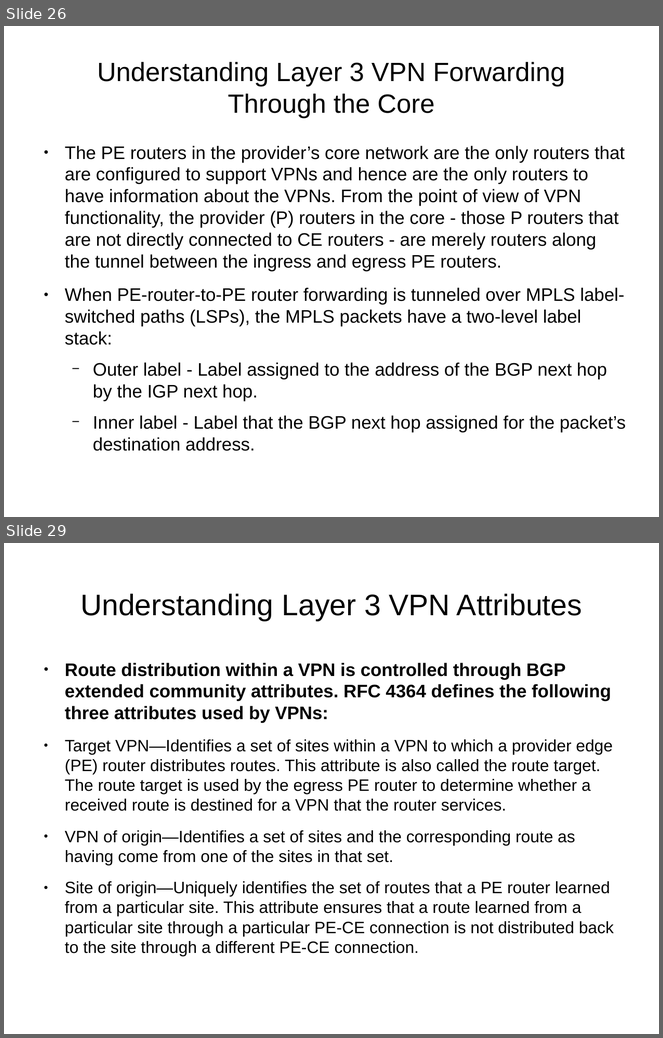
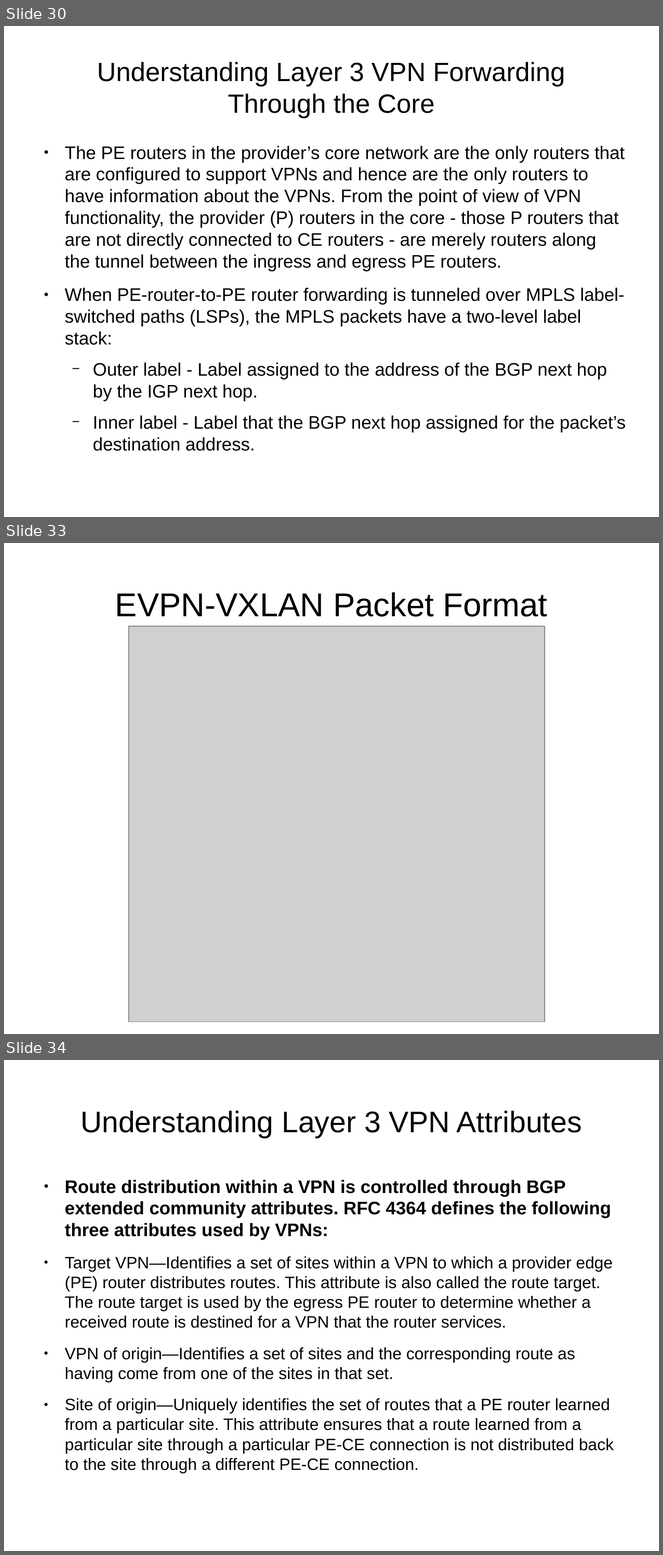
Before and after one commit to hoangphuocbk/tungsten-document, a slide deck: Networking-Tungsten.pptx. Shown one above the other, each under a label of ours: slides 26 and 29 before the commit, slides 30, 33 and 34 after it; the slides between them are not shown. The pictures are 663x1038 and 663x1555 pixels, drawn with LibreOffice and Linux fonts; fonts in the diff are those of the drawing; grey boxes stand for pictures; background and template pictures are left out. Boxes give left, top, right and bottom in pixels: in the first picture for what was removed or moved away, otherwise in the second. Text is boxed around its words. In the diff, an @@ line names an element or a change of style, - is before the commit and + after.

Commit message:
add evpn vxlan layer3

```diff
--- a/Networking-Tungsten.pptx
+++ b/Networking-Tungsten.pptx
@@ slide 33 added at [4,543,659,1034], background picture (left out) @@
@@ text added at [115,592,548,617], 40 pt, text #000000 @@
+EVPN-VXLAN Packet Format
@@ picture added at [129,626,545,1022] @@
@@ what was slide 26 is now slide 30 @@
@@ what was slide 29 is now slide 34 @@
```
Also in this commit, not shown: 4 slides changed, 27 other slides added, 1 slide removed, 2 other files.
